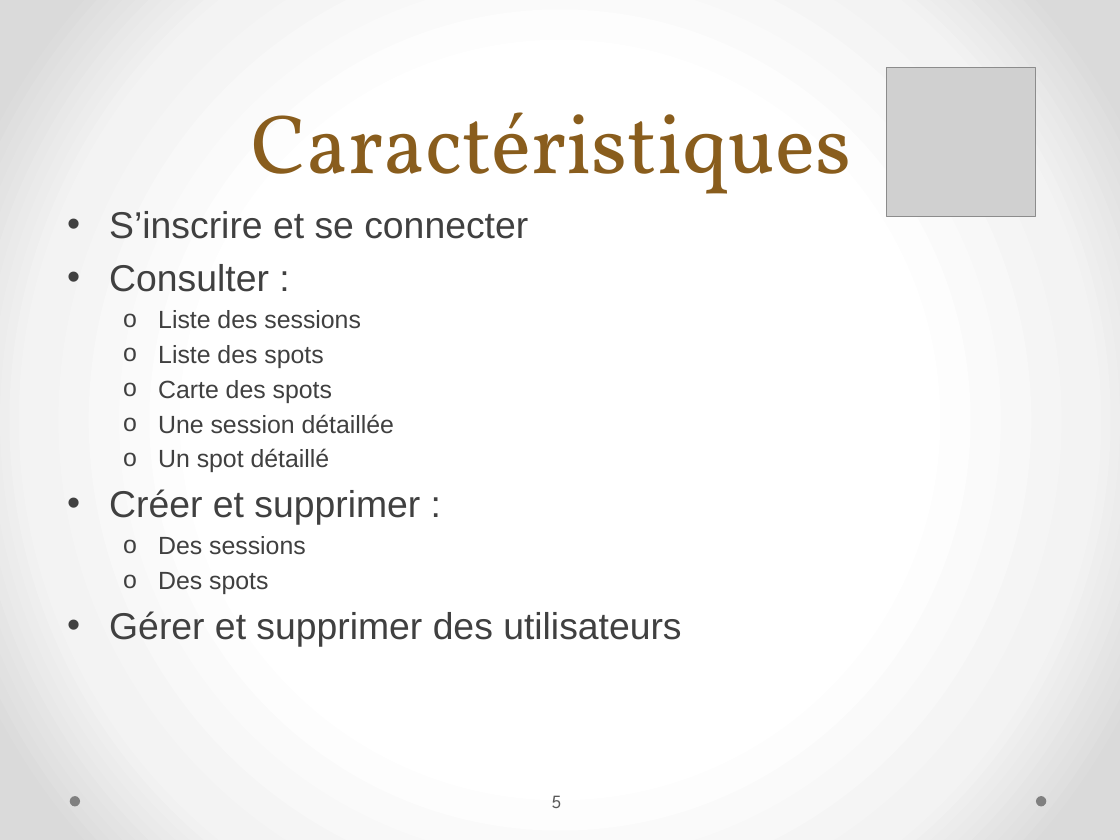
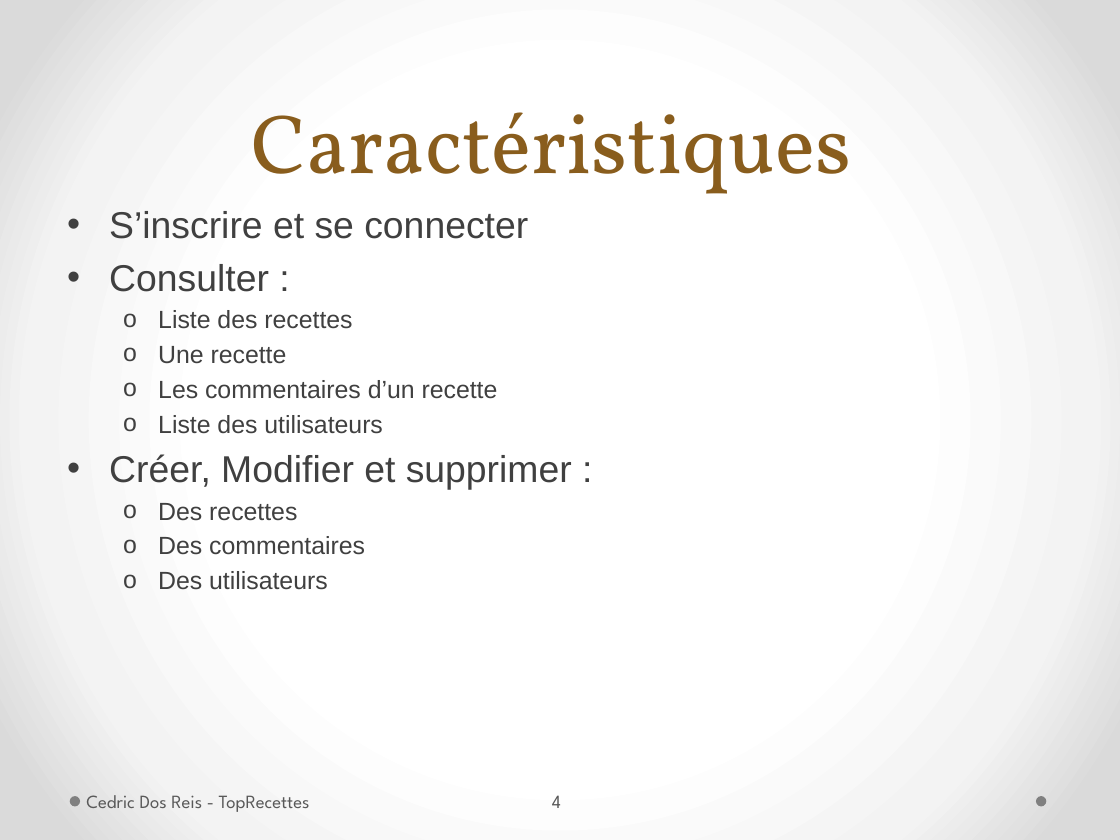
Before and after one commit to MrBeelzeBob/TopRecettes, a slide deck: slide 4 of Rendu final/PrésentationTPI2015_TopRecette.pptx (slide 5 before the commit). Drawn at 1120x840 pixels with LibreOffice and Linux fonts; fonts in the diff are those of the drawing; grey boxes stand for pictures. Boxes give left, top, right and bottom in pixels: in the first picture for what was removed or moved away, otherwise in the second. Text is boxed around its words. In the diff, an @@ line names an element or a change of style, - is before the commit and + after.

```diff
--- a/Rendu final/PrésentationTPI2015_TopRecette.pptx
+++ b/Rendu final/PrésentationTPI2015_TopRecette.pptx
@@ picture removed at <box>886,67,1035,216</box> @@
@@ text at <box>109,310,572,590</box>: text changed @@
-  o Liste des sessions
-  o Liste des spots
-  o Carte des spots
-  o Une session détaillée
-  o Un spot détaillé
-• Créer et supprimer :
-  o Des sessions
-  o Des spots
-• Gérer et supprimer des utilisateurs
+  o Liste des recettes
+  o Une recette
+  o Les commentaires d’un recette
+  o Liste des utilisateurs
+• Créer, Modifier et supprimer :
+  o Des recettes
+  o Des commentaires
+  o Des utilisateurs
@@ text added at <box>86,795,310,812</box>, 12 pt, text #595959 @@
+Cedric Dos Reis - TopRecettes
@@ page number at <box>552,795,561,808</box>: text changed @@
-5
+4
```
Also in this commit, not shown: 15 other slides changed, 1 slide added, 2 slides removed.
